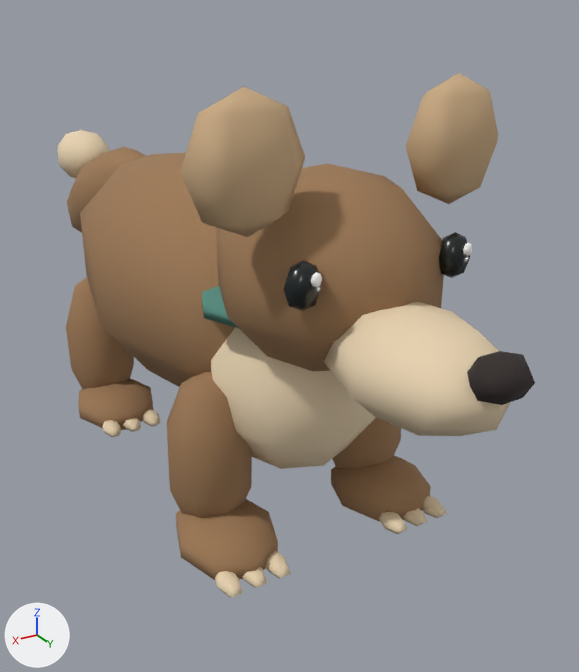
The glTF model public/models/dog-low.glb, before and after one commit.
Rendered twice from a 50 mm lens placed at (1.38, 2.85, 1.93), pointed at (-0.26, 0.13, 0.57). Every picture has the same lights, and +X, +Y and +Z are marked at lower left. The first picture is the older version. Both versions are drawn at frame 5 of the action 'walk'; the numbers are the values there.

The first picture shows 'Body', 'Chest', 'Ear-1', 'EyeL', 'LegBRUpper', 'LegFLUpper', 'LegFRUpper', 'Nose', 'Skull', 'Snout', 'TailFur', 'TailTip' and 5 more.
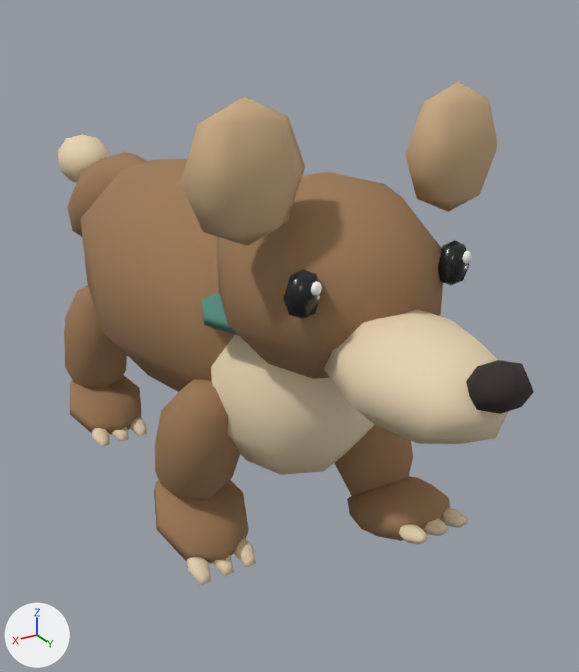
ob_visual is not drawn itself; it is the parent of ob_body, ob_chest, ob_head, ob_collar, ob_legfl, ob_legbl, ob_legfr, ob_legbr.
ob_legfl is not drawn itself; it is the parent of ob_legflupper, ob_legflclaw0.
ob_legfr is not drawn itself; it is the parent of ob_legfrupper, ob_legfrclaw0.
ob_legbr is not drawn itself; it is the parent of ob_legbrupper, ob_legbrclaw0.

The change, as a list of edits to the scene's bpy script:
```text
Change ob_visual:
    ob_visual.location: (0.0, 0.0, 0.0333) -> (0.0, 0.0, 0.0121)
Change ob_legfl:
    ob_legfl.location: (-0.28, 0.47, 0.46) -> (-0.28, 0.48, 0.412)
    ob_legfl.rotation_euler: (0.0532, 0.0, 0.0) -> (0.3, 0.0, 0.0)  # degrees (3, 0, 0) -> degrees (17, 0, 0)
Change ob_legfr:
    ob_legfr.location: (0.28, 0.47, 0.46) -> (0.28, 0.454, 0.457)
    ob_legfr.rotation_euler: (-0.0532, 0.0, 0.0) -> (-0.465, 0.0, 0.0)  # degrees (-3, 0, 0) -> degrees (-27, 0, 0)
Change ob_legbr:
    ob_legbr.location: (0.28, -0.56, 0.46) -> (0.28, -0.57, 0.444)
    ob_legbr.rotation_euler: (0.0532, 0.0, 0.0) -> (-0.277, 0.0, 0.0)  # degrees (3, 0, 0) -> degrees (-16, 0, 0)
```

Location of each change, [x1, y1, x2, y2] in pixels of the pictures (579 x 672 px):
'Skull', moved
    before: [216, 163, 444, 371]
    after: [216, 172, 443, 379]
'Body', moved
    before: [80, 153, 235, 387]
    after: [81, 159, 235, 392]
'Ear-1', moved
    before: [181, 73, 498, 237]
    after: [181, 82, 497, 246]
'Snout', moved
    before: [324, 302, 510, 436]
    after: [324, 310, 509, 444]
'LegFRUpper', moved, turned
    before: [167, 372, 278, 580]
    after: [154, 379, 249, 563]
'Chest', moved
    before: [211, 327, 376, 469]
    after: [211, 334, 374, 475]
'LegFLUpper', moved, turned
    before: [331, 418, 431, 521]
    after: [335, 425, 450, 541]
'LegBRUpper', moved, turned
    before: [66, 277, 153, 430]
    after: [64, 286, 141, 435]
'Nose', moved
    before: [467, 351, 535, 405]
    after: [466, 360, 534, 414]
'EyeL', moved
    before: [284, 232, 470, 311]
    after: [283, 240, 469, 319]
'TailFur', moved
    before: [67, 147, 146, 233]
    after: [67, 152, 147, 237]
'LegFRClaw0', moved, turned
    before: [215, 551, 291, 598]
    after: [187, 538, 256, 585]
'LegFLClaw0', moved, turned
    before: [379, 496, 447, 534]
    after: [399, 508, 469, 545]
'TailTip', moved
    before: [58, 130, 109, 178]
    after: [58, 134, 109, 183]
'LegBRClaw0', moved, turned
    before: [102, 409, 160, 437]
    after: [92, 417, 147, 447]
'Collar', moved
    before: [202, 286, 238, 328]
    after: [202, 293, 238, 335]
'Glint-1', moved
    before: [311, 243, 472, 287]
    after: [311, 251, 472, 296]
